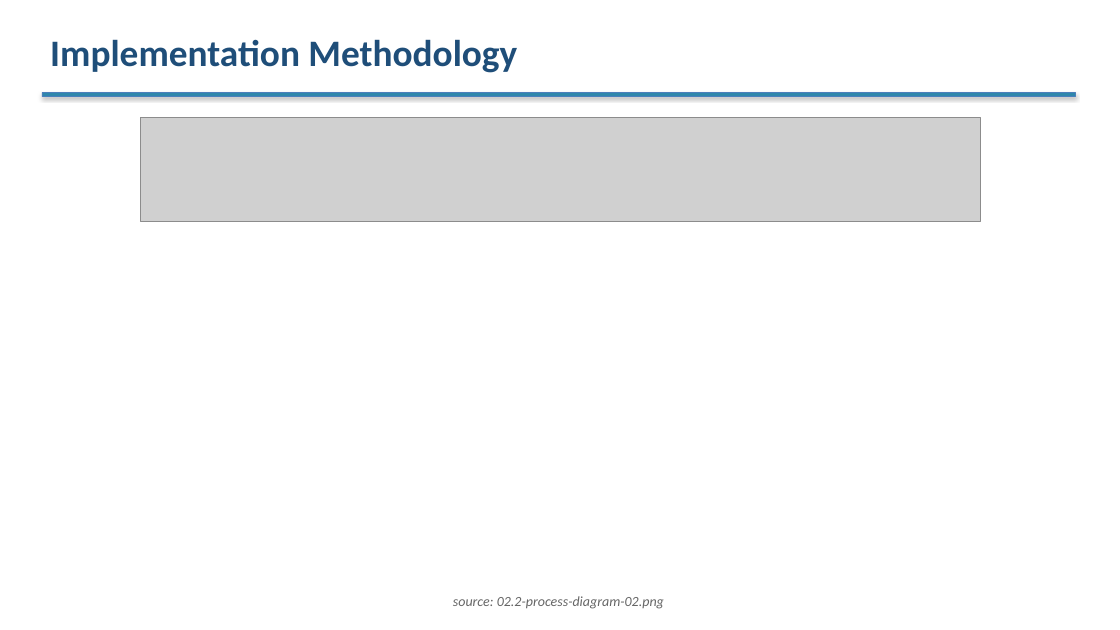
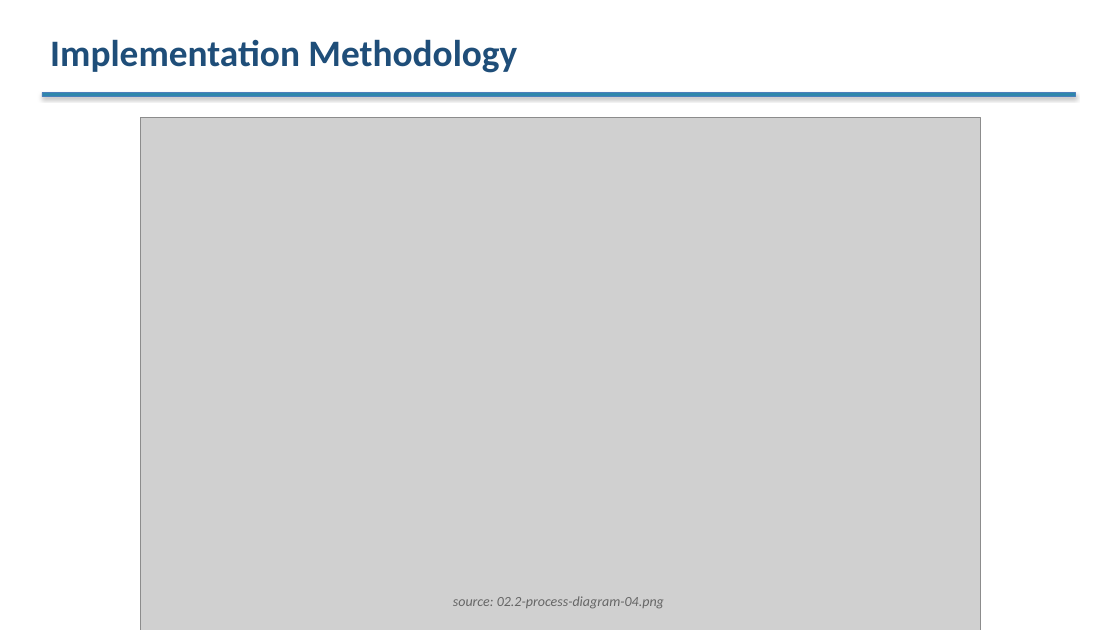
Before and after one commit to venkat-narasimha/haritha-hospitals, a slide deck: slide 12 of docs/phase6/03-client/03.4-client-presentation.pptx. Drawn at 1120x630 pixels with LibreOffice and Linux fonts; fonts in the diff are those of the drawing; grey boxes stand for pictures. Boxes give left, top, right and bottom in pixels: in the first picture for what was removed or moved away, otherwise in the second. Text is boxed around its words. In the diff, an @@ line names an element or a change of style, - is before the commit and + after.

```diff
--- a/docs/phase6/03-client/03.4-client-presentation.pptx
+++ b/docs/phase6/03-client/03.4-client-presentation.pptx
@@ picture removed at [140,118,981,221] @@
@@ picture added at [140,118,981,630] @@
@@ text at [453,596,664,608]: text changed @@
-source: 02.2-process-diagram-02.png
+source: 02.2-process-diagram-04.png
```
Also in this commit, not shown: 4 other slides changed, 2 slides added, 2 slides removed, 1 other file.
